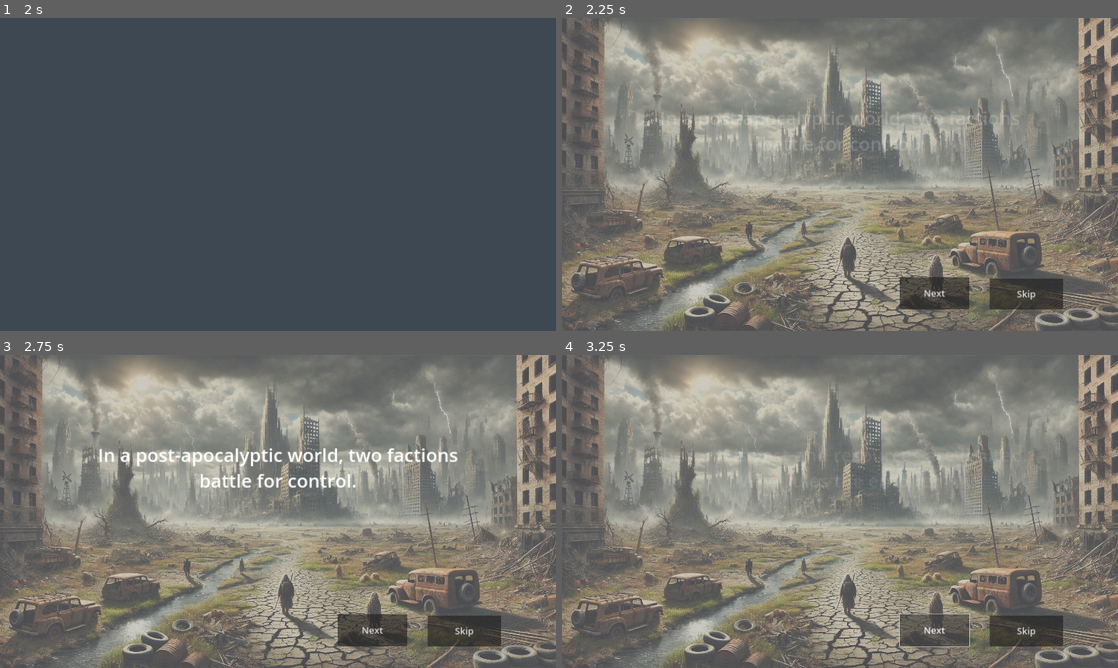
Above: before the commit, frames 1-4 (two rows, left to right).
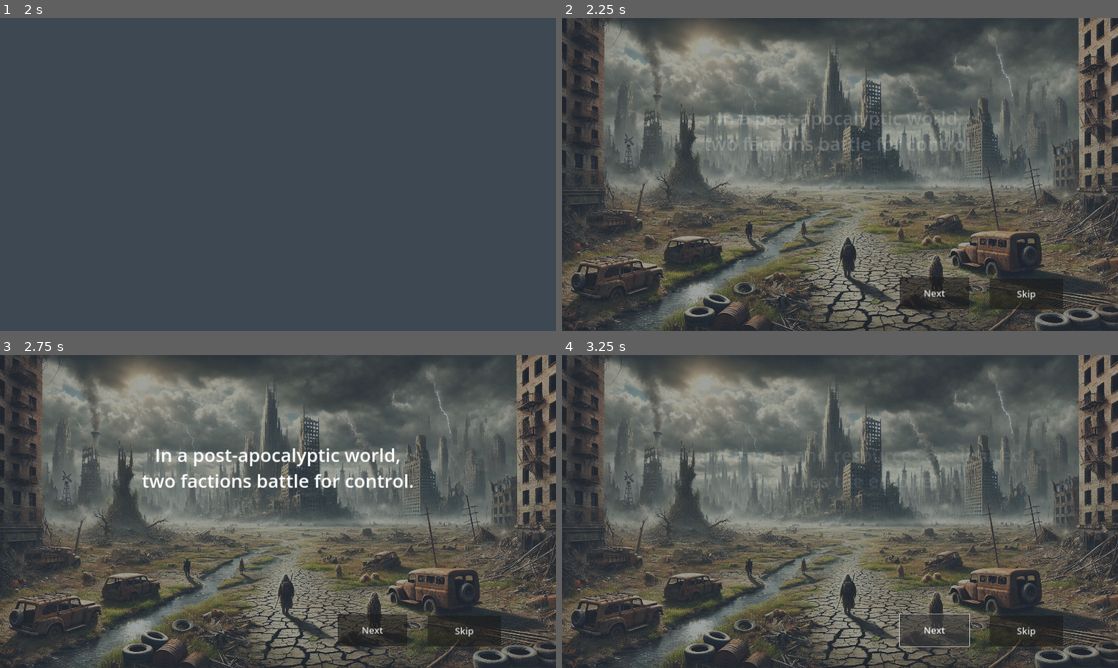
Above: after the commit, the same moments.

Repository: nguyendangy/hex-conquer
Game: Godot game, scene res://Scenes/Intro.tscn
Two runs of this game, one before a commit and one after it. Both use one fixed random seed, a clock stepped at 60 frames per second and the inputs below.
Inputs (mouse positions are in pixels of both pictures, inside the frame that each line leads up to):
- Up to frame 1 (2 s): move the mouse to (400, 158) at 0.52 s; hold Right mouse button (camera_pan) 0.53-1.25 s; click (400, 158) at 0.67 s; drag from (166, 190) to (250, 237) at 1.27 s
- Up to frame 2 (2.25 s): move the mouse to (895, 105) at 2.02 s; tap Mouse wheel down (camera_zoom_out) at 2.1 s; click (895, 105) at 2.17 s
- Up to frame 3 (2.75 s): no input
- Up to frame 4 (3.25 s): click "Next" at 2.75 s

Frame 1 is identical in both runs. In frame 2, 97% of the frame differs, in the area x 0-100%, y 0-100%; in frame 3, 97%; in frame 4, 97%.

Commit message:
Better readability of story

Diff:
--- a/Scenes/Story.tscn
+++ b/Scenes/Story.tscn
@@ -103,6 +103,7 @@
 offset_bottom = 40.0
 
 [node name="StartImage" type="TextureRect" parent="Background"]
+modulate = Color(1, 1, 1, 0.501961)
 layout_mode = 0
 offset_right = 1920.0
 offset_bottom = 1080.0
@@ -110,16 +111,11 @@
 
 [node name="EndImage" type="TextureRect" parent="Background"]
 visible = false
+modulate = Color(1, 1, 1, 0.470588)
 layout_mode = 0
 offset_right = 1920.0
 offset_bottom = 1080.0
 texture = ExtResource("3_nqt3h")
-
-[node name="Background" type="ColorRect" parent="Background"]
-layout_mode = 0
-offset_right = 1920.0
-offset_bottom = 1080.0
-color = Color(0.6, 0.6, 0.6, 0.501961)
 
 [node name="Text" type="Control" parent="."]
 anchors_preset = 0
--- a/Scripts/Main.gd
+++ b/Scripts/Main.gd
@@ -43,6 +43,11 @@
 	Config.player.reset_player()
 	Config.opponent.reset_player()
 
+	# reset other config data
+	Config.import = false
+	Config.multiplayerSelected = false
+	Config.tutorial = false
+
 	# make a restart possible
 	Config.gameOver = true
 
@@ -57,8 +62,9 @@
 	if Config.gameMode == 0:
 		# check if game has ended
 		if turnNumber >= Config.maxNumberOfTurns:
-			end_game()
-			return
+			if Config.multiplayerSelected and currentPlayer == Config.opponent or not Config.multiplayerSelected:
+				end_game()
+				return
 	elif Config.gameMode == 1:
 		if currentPlayer.gold >= Config.maxNumberOfResource:
 			end_game()
--- a/Scripts/Story.gd
+++ b/Scripts/Story.gd
@@ -2,17 +2,17 @@
 
 # story text
 const startText: Array = [
-	"In a post-apocalyptic world, two factions battle for control.",
-	"The land is vast and resources are limited. Who rules the empire?",
-	"Lead your faction to victory with strategy, courage, and clever tactics!",
-	"Your journey won't be easy, as your opponent will try to stop you at every turn.",
-	"Will you rise as a conqueror or fade into obscurity? The choice is yours."
+	"In a post-apocalyptic world,\ntwo factions battle for control.",
+	"The land is vast and resources are limited.\nWho rules the empire?",
+	"Lead your faction to victory with\nstrategy, courage, and clever tactics!",
+	"Your journey won't be easy,\nthe rival will try to stop you at every turn.",
+	"Will you rise as a conqueror?\nThe choice is yours."
 ]
 const endText: Array = [
 	"",
-	"The land has been claimed, but the scars of war are still visible.",
-	"The future remains uncertain. Will the cycle of conflict start again?",
-	"You have the choice. Farewell, for now, conqueror.",
+	"The land has been claimed, but\nthe scars of war are still visible.",
+	"The future remains uncertain.\nWill the cycle of conflict start again?",
+	"You have the choice.\nFarewell, for now, conqueror.",
 ]
 
 var current_line_index: int = 0
